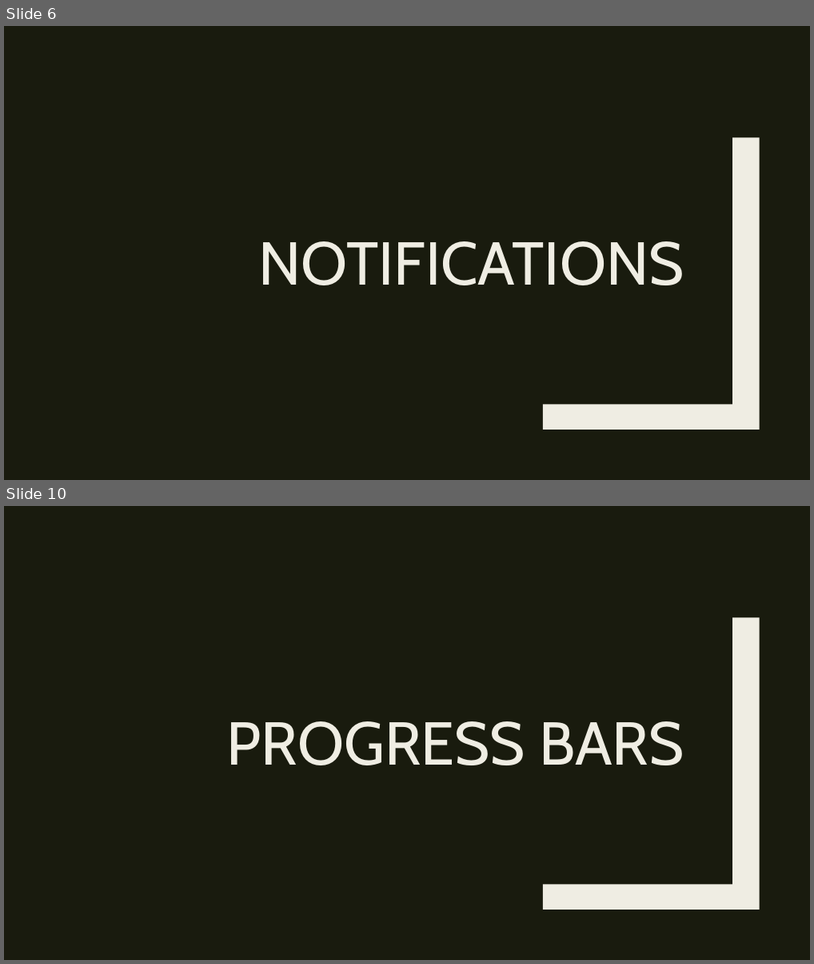
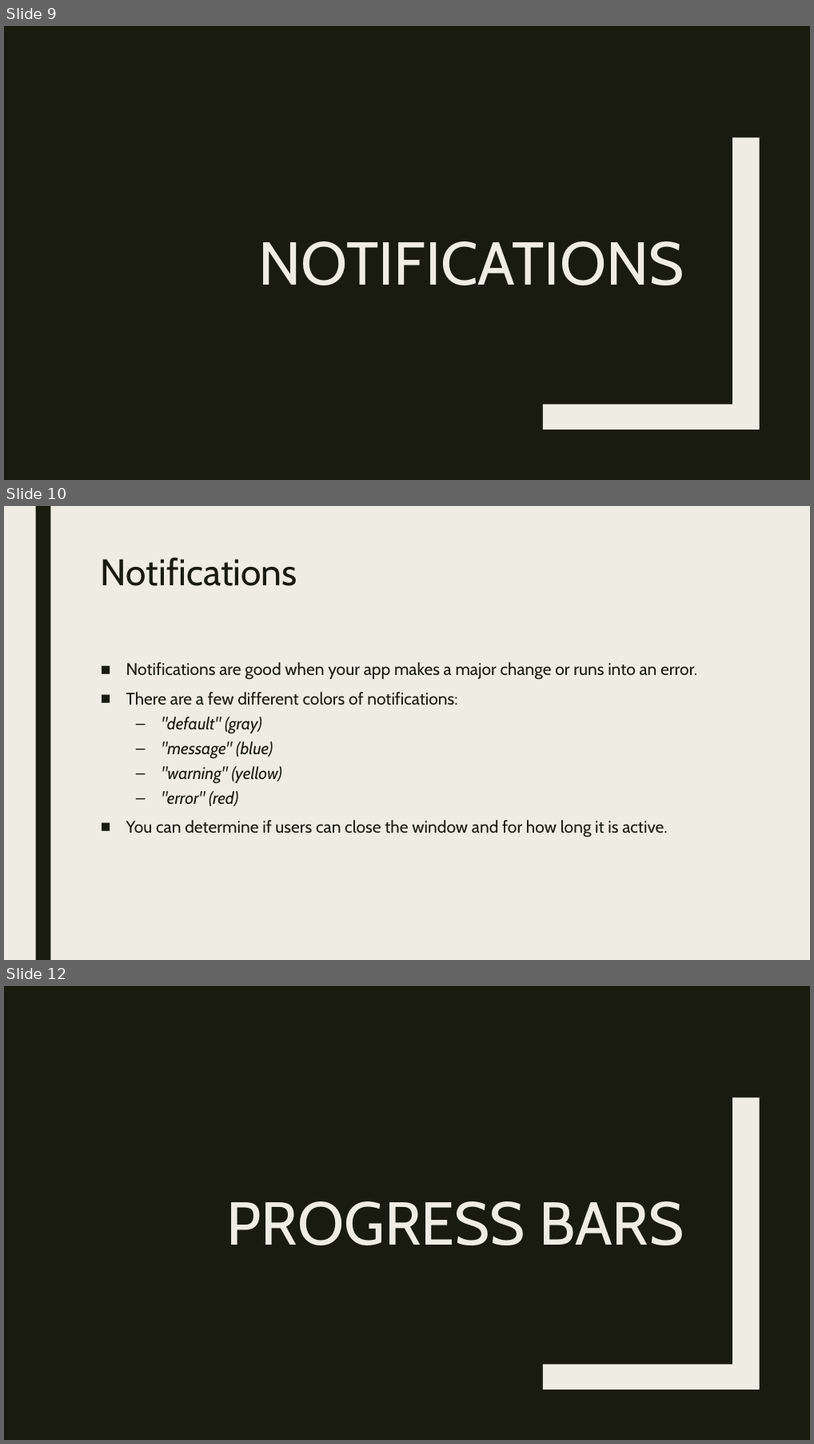
Before and after one commit to RforOperations2018/Class_5, a slide deck: Class 6.pptx. Shown one above the other, each under a label of ours: slides 6 and 10 before the commit, slides 9, 10 and 12 after it; the slides between them are not shown. The pictures are 814x964 and 814x1444 pixels, drawn with LibreOffice and Linux fonts; fonts in the diff are those of the drawing. Boxes give left, top, right and bottom in pixels: in the first picture for what was removed or moved away, otherwise in the second. Text is boxed around its words. In the diff, an @@ line names an element or a change of style, - is before the commit and + after.

```diff
--- a/Class 6.pptx
+++ b/Class 6.pptx
@@ slide 10 added at (x1=4, y1=506, x2=810, y2=960), background #EFEDE3 @@
@@ rectangle added at (x1=35, y1=506, x2=50, y2=960), fill #191B0E @@
@@ title added at (x1=101, y1=557, x2=298, y2=586), 44 pt, text #191B0E @@
+Notifications
@@ text added at (x1=126, y1=662, x2=698, y2=837), 20 pt, text #191B0E @@
+■ Notifications are good when your app makes a major change or runs into an error.
+■ There are a few different colors of notifications:
+  – "default" (gray)
+  – "message" (blue)
+  – "warning" (yellow)
+  – "error" (red)
+■ You can determine if users can close the window and for how long it is active.
@@ what was slide 6 is now slide 9 @@
@@ what was slide 10 is now slide 12 @@
```
Also in this commit, not shown: 3 slides changed, 10 other slides added, 2 other files.
